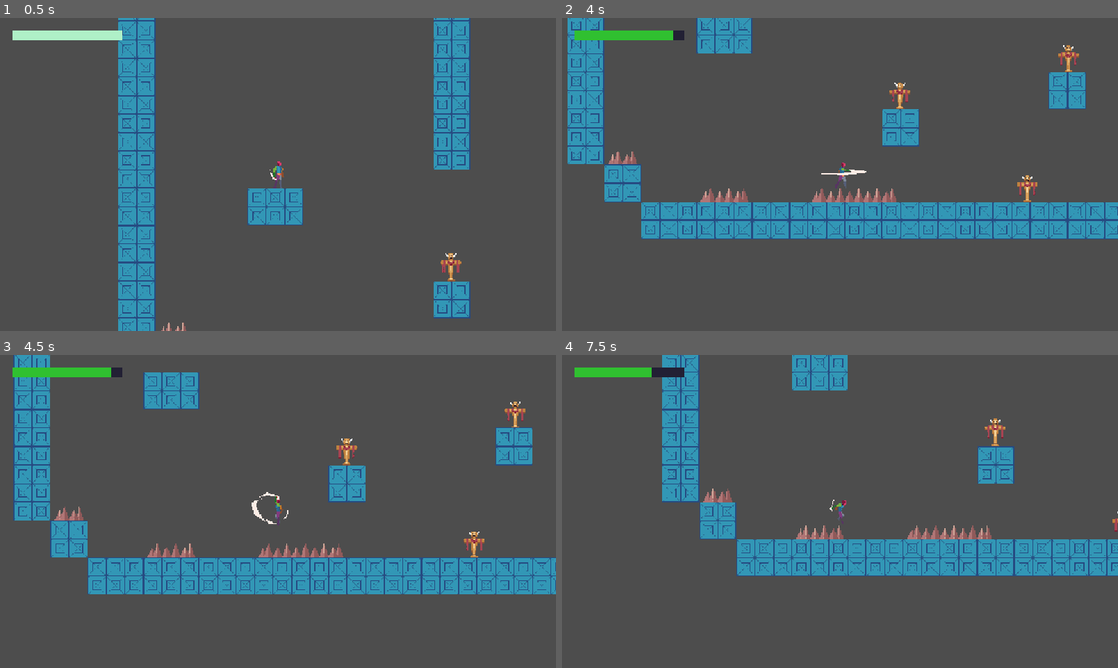
Above: before the commit, frames 1-4 (two rows, left to right).
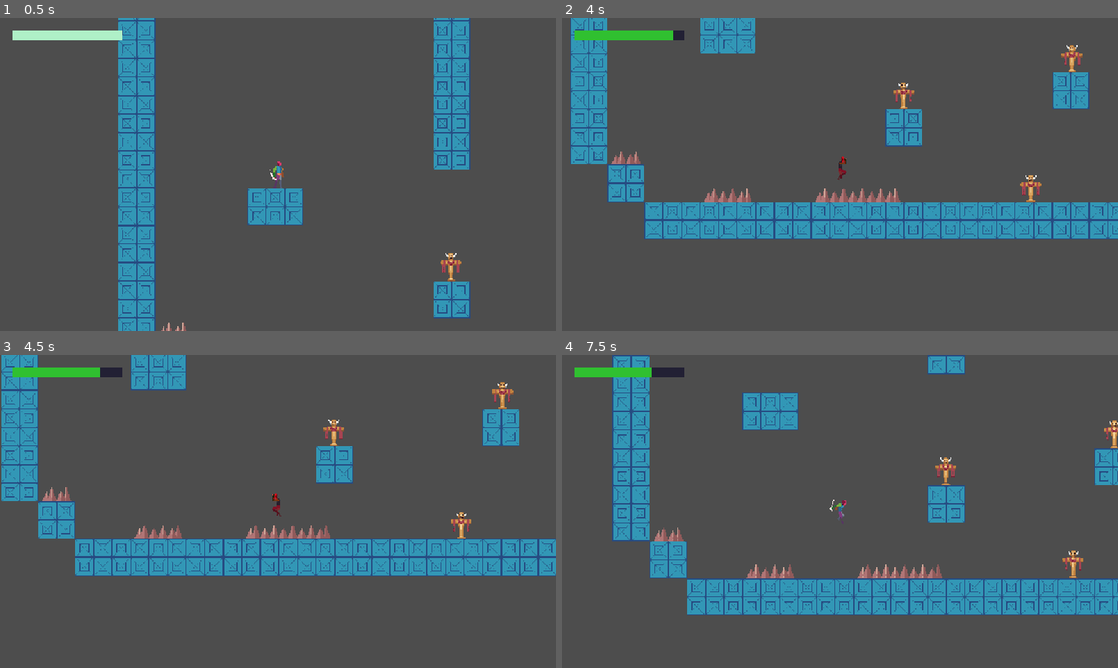
Above: after the commit, the same moments.

Repository: jbradlim08/MindBlade
Game: Godot game, scene res://Scene/level.tscn
Same seed, same stepped clock (60 frames per second), same inputs: the game is played once before the commit and once after it.
Inputs (mouse positions are in pixels of both pictures, inside the frame that each line leads up to):
- Up to frame 1 (0.5 s): no input
- Up to frame 2 (4 s): tap Enter at 0.5 s; move the mouse to (962, 158) at 0.52 s; hold Middle mouse button (middle-mouse) 0.53-1.28 s; hold D (right) 0.53-2.03 s; click (962, 158) at 0.6 s; tap Space (jump) at 0.77, 1.07, 1.52, 1.82, 3.02, 3.05, 3.32, 3.6, 3.77 s; move the mouse to (728, 190) at 1.27 s; tap Middle mouse button (middle-mouse) at 1.35 s; click (728, 190) at 1.42 s; right-click (728, 190) at 1.55 s; move the mouse to (684, 177) at 2.02 s; hold A (left) 2.03-2.78 s; right-click (684, 177) at 2.1 s; click (684, 177) at 2.17 s; tap Shift at 2.3, 2.85 s; move the mouse to (840, 168) at 2.77 s; hold D (right) from 2.78 s (still down); click (840, 168) at 2.92 s; move the mouse to (1006, 221) at 3.52 s; click (1006, 221) at 3.8 s
- Up to frame 3 (4.5 s): tap Space (jump) at 4.07 s; move the mouse to (111, 464) at 4.27 s; release D (right) at 4.28 s; hold A (left) from 4.28 s (still down); click (111, 464) at 4.35 s
- Up to frame 4 (7.5 s): tap Space (jump) at 4.52, 4.82, 6.02, 6.32, 6.77, 6.8, 7.07 s; tap Middle mouse button (middle-mouse) at 4.55 s; move the mouse to (867, 511) at 5.02 s; release A (left) at 5.03 s; hold D (right) 5.03-5.78 s; hold Middle mouse button (middle-mouse) 5.03-5.78 s; click (867, 511) at 5.17 s; right-click (867, 511) at 5.3 s; move the mouse to (756, 433) at 5.77 s; hold A (left) 5.78-7.28 s; right-click (756, 433) at 5.85 s; click (756, 433) at 5.92 s; tap Shift at 6.05, 6.6 s; move the mouse to (962, 495) at 6.52 s; click (962, 495) at 6.67 s; move the mouse to (728, 527) at 7.27 s; hold D (right) from 7.28 s (still down); click (728, 527) at 7.35 s

Frame 1 is identical in both runs. In frame 2, 7.1% of the frame differs, in the area x 1-100%, y 0-71%; in frame 3, 21%; in frame 4, 32%, in the area x 9-100%, y 0-84%.

Commit message:
Implement HURT state for player. Player stop all the process for 0.4s with animation played. Fix physics collision in spike to fix a bug (player in fall position after hurt)

Diff:
--- a/asset/art/tileset/danger.tres
+++ b/asset/art/tileset/danger.tres
@@ -6,13 +6,13 @@
 texture = ExtResource("1_byltn")
 texture_region_size = Vector2i(32, 32)
 0:0/0 = 0
-0:0/0/physics_layer_0/polygon_0/points = PackedVector2Array(-0.771088, -0.771084, 8.44401, -7.57349, 16, 16, -8.79221, 16)
+0:0/0/physics_layer_0/polygon_0/points = PackedVector2Array(-0.491385, -0.638799, 1.86726, 11.4492, 7.76386, -6.73196, 16, 16, -8.00875, 16)
 0:0/0/custom_data_0 = "spike"
 1:0/0 = 0
 1:0/0/physics_layer_0/polygon_0/points = PackedVector2Array(-8.444, -1.13167, 0.435261, 16, 7.9217, -7.57349, 16, 16, -16, 16)
 1:0/0/custom_data_0 = "spike"
 2:0/0 = 0
-2:0/0/physics_layer_0/polygon_0/points = PackedVector2Array(-8.444, -0.435257, 0.783466, -7.22528, 8.61811, 16, -16, 16)
+2:0/0/physics_layer_0/polygon_0/points = PackedVector2Array(-8.444, -0.435257, -1.74104, 11.752, 0.783466, -7.22528, 8.61811, 16, -16, 16)
 2:0/0/custom_data_0 = "spike"
 
 [resource]
--- a/character/base_player.gd
+++ b/character/base_player.gd
@@ -26,7 +26,7 @@
 @onready var anim: AnimationPlayer = $AnimationPlayer
 @onready var blades = $Blades.get_children()
 @onready var hitbox: CollisionShape2D = $Hitbox/CollisionShape2D
-@onready var leg_position: Marker2D = $LegPosition
+@onready var hurt_timer: Timer = $HurtTimer
 
 var cur_state: PlayerState = PlayerState.IDLE
 var dir: float = 0.0
@@ -37,6 +37,7 @@
 var is_jump_attack: bool = false
 var can_jump_attack: bool = true
 var danger_collision_pos: Vector2
+var can_hurt: bool = true
 
 func _ready() -> void:
 	add_to_group(Constants.PLAYER_GROUP)
@@ -175,6 +176,8 @@
 			jump_attack()
 		PlayerState.THROW:
 			throw()
+		PlayerState.HURT:
+			hurt()
 
 # one-time assignment
 func idle() -> void:
@@ -197,14 +200,16 @@
 func jump_attack() -> void:
 	is_jump_attack = true
 	can_jump_attack = false
+	velocity.y = jump_velocity * 0.9
 	anim.play("jump_attack")
-	velocity.y = jump_velocity * 0.9
 
 func throw() -> void:
 	pass
 
 func hurt() -> void:
-	pass
+	hurt_timer.start()
+	set_physics_process(false)
+	anim.play("hurt")
 
 func die() -> void:
 	pass
@@ -219,24 +224,12 @@
 	if anim_name == "attack_01" or anim_name == "attack_02":
 		is_attacking = false
 
-#func check_danger() -> void:
-	#var coords = danger_tilemap.local_to_map(
-		#danger_tilemap.to_local(global_position)
-	#)
-#
-	#var tile_data = danger_tilemap.get_cell_tile_data(coords)
-#
-	#if tile_data:
-		#var type = tile_data.get_custom_data("type")
-#
-		#if type == "spike":
-			#print("Player touched spike!")
-
-
 func _on_hurtbox_body_entered(body: Node2D) -> void:
-	if body.is_in_group("danger"):
+	if body.is_in_group("danger") and can_hurt:
+		can_hurt = false
 		check_danger_collision_pos()
 		check_danger()
+		set_state(PlayerState.HURT)
 
 func check_danger_collision_pos() -> void:
 	for i in get_slide_collision_count():
@@ -264,3 +257,8 @@
 
 		DataManager.decr_player_hp(dmg)
 		SignalManager.on_player_hp_change.emit()
+
+
+func _on_hurt_timer_timeout() -> void:
+	can_hurt = true
+	set_physics_process(true)
--- a/character/base_player.tscn
+++ b/character/base_player.tscn
@@ -30,6 +30,8 @@
 
 [node name="AnimationPlayer" type="AnimationPlayer" parent="."]
 
-[node name="LegPosition" type="Marker2D" parent="."]
+[node name="HurtTimer" type="Timer" parent="."]
+wait_time = 2.0
 
 [connection signal="body_entered" from="Hurtbox" to="." method="_on_hurtbox_body_entered"]
+[connection signal="timeout" from="HurtTimer" to="." method="_on_hurt_timer_timeout"]
--- a/character/vier/vier.tscn
+++ b/character/vier/vier.tscn
@@ -6,7 +6,7 @@
 [ext_resource type="PackedScene" uid="uid://cm5ncd8ord8ho" path="res://character/vier/mind_blade.tscn" id="4_qybrf"]
 
 [sub_resource type="RectangleShape2D" id="RectangleShape2D_bje3g"]
-size = Vector2(16, 46)
+size = Vector2(14, 46)
 
 [sub_resource type="RectangleShape2D" id="RectangleShape2D_oboqb"]
 size = Vector2(40, 50)
@@ -39,6 +39,30 @@
 "transitions": PackedFloat32Array(1),
 "update": 1,
 "values": [true]
+}
+tracks/2/type = "value"
+tracks/2/imported = false
+tracks/2/enabled = true
+tracks/2/path = NodePath("Sprite2D:self_modulate")
+tracks/2/interp = 1
+tracks/2/loop_wrap = true
+tracks/2/keys = {
+"times": PackedFloat32Array(0),
+"transitions": PackedFloat32Array(1),
+"update": 0,
+"values": [Color(1, 1, 1, 1)]
+}
+tracks/3/type = "value"
+tracks/3/imported = false
+tracks/3/enabled = true
+tracks/3/path = NodePath("Sprite2D:offset")
+tracks/3/interp = 1
+tracks/3/loop_wrap = true
+tracks/3/keys = {
+"times": PackedFloat32Array(0),
+"transitions": PackedFloat32Array(1),
+"update": 0,
+"values": [Vector2(0, -25)]
 }
 
 [sub_resource type="Animation" id="Animation_i36me"]
@@ -196,6 +220,47 @@
 "transitions": PackedFloat32Array(1, 1, 1, 1, 1, 1, 1, 1),
 "update": 1,
 "values": [12, 13, 14, 15, 16, 17, 18, 19]
+}
+
+[sub_resource type="Animation" id="Animation_bbhbi"]
+resource_name = "hurt"
+length = 0.4
+step = 0.05
+tracks/0/type = "value"
+tracks/0/imported = false
+tracks/0/enabled = true
+tracks/0/path = NodePath("Sprite2D:self_modulate")
+tracks/0/interp = 1
+tracks/0/loop_wrap = true
+tracks/0/keys = {
+"times": PackedFloat32Array(0, 0.35, 0.4),
+"transitions": PackedFloat32Array(1, 1, 1),
+"update": 0,
+"values": [Color(0.991034, 0.34391, 0.327498, 1), Color(0.986555, 0.251325, 0.25828, 1), Color(1, 1, 1, 1)]
+}
+tracks/1/type = "value"
+tracks/1/imported = false
+tracks/1/enabled = true
+tracks/1/path = NodePath("Sprite2D:frame")
+tracks/1/interp = 1
+tracks/1/loop_wrap = true
+tracks/1/keys = {
+"times": PackedFloat32Array(0),
+"transitions": PackedFloat32Array(1),
+"update": 1,
+"values": [34]
+}
+tracks/2/type = "value"
+tracks/2/imported = false
+tracks/2/enabled = true
+tracks/2/path = NodePath("Sprite2D:offset")
+tracks/2/interp = 2
+tracks/2/loop_wrap = true
+tracks/2/keys = {
+"times": PackedFloat32Array(0, 0.05, 0.4),
+"transitions": PackedFloat32Array(1, 1, 1),
+"update": 0,
+"values": [Vector2(0, -25), Vector2(0, -31), Vector2(0, -25)]
 }
 
 [sub_resource type="AnimationLibrary" id="AnimationLibrary_5j0gu"]
@@ -204,6 +269,7 @@
 &"attack_01": SubResource("Animation_i36me"),
 &"attack_02": SubResource("Animation_pp6xm"),
 &"fall": SubResource("Animation_egn41"),
+&"hurt": SubResource("Animation_bbhbi"),
 &"idle": SubResource("Animation_wglvv"),
 &"jump": SubResource("Animation_5j0gu"),
 &"jump_attack": SubResource("Animation_80jhu"),
@@ -216,7 +282,7 @@
 [node name="Sprite2D" parent="." index="0"]
 texture = ExtResource("3_oboqb")
 offset = Vector2(0, -25)
-hframes = 35
+hframes = 36
 vframes = 1
 
 [node name="CollisionShape2D" parent="." index="1"]
@@ -246,5 +312,5 @@
 &"": SubResource("AnimationLibrary_5j0gu")
 }
 
-[node name="LegPosition" parent="." index="6"]
-position = Vector2(0, 23)
+[node name="HurtTimer" parent="." index="6"]
+wait_time = 0.4
Binary file changed: asset/art/player/Character Blueprint.aseprite
Binary file changed: asset/art/player/Character Blueprint.png
Not shown: 1 places in character/vier/vier.tscn that only renumber resources
